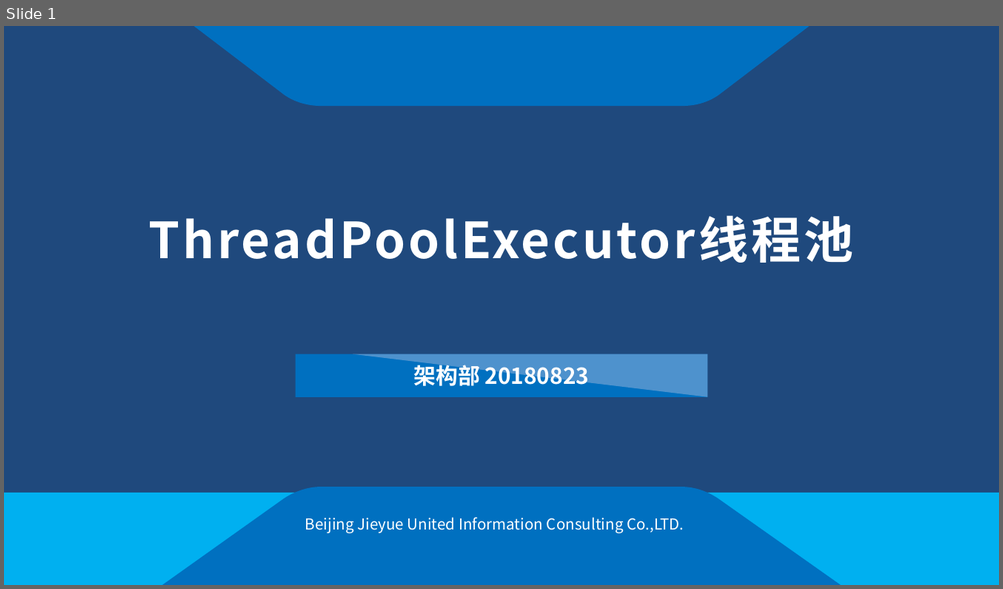
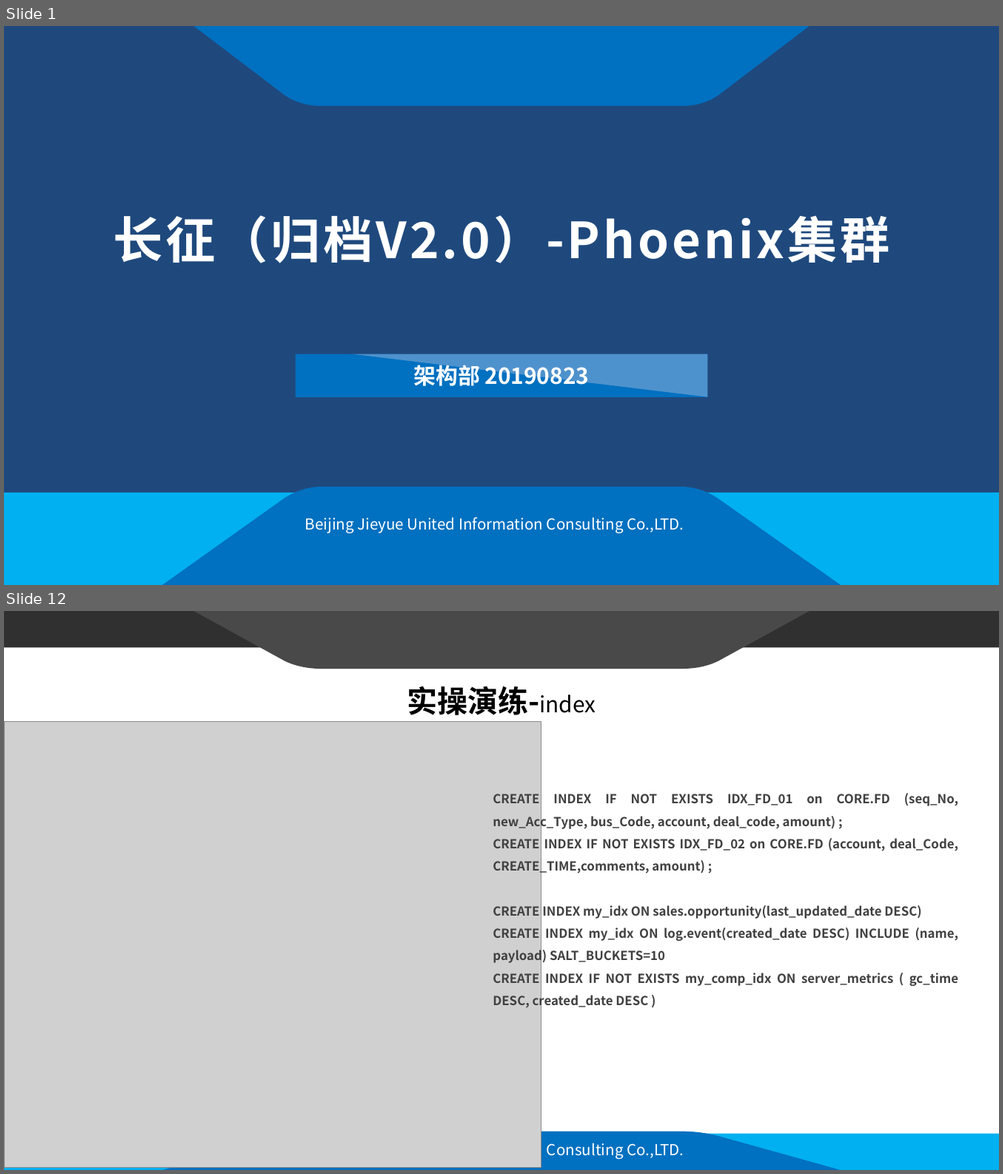
Before and after one commit to franparsunland/documents, a slide deck: 长征-Phoenix集群.pptx. Shown one above the other, each under a label of ours: slide 1 before the commit, slides 1 and 12 after it; the slides between them are not shown. The pictures are 1003x589 and 1003x1174 pixels, drawn with LibreOffice and Linux fonts; fonts in the diff are those of the drawing; grey boxes stand for pictures; background and template pictures are left out. Boxes give left, top, right and bottom in pixels: in the first picture for what was removed or moved away, otherwise in the second. Text is boxed around its words. In the diff, an @@ line names an element or a change of style, - is before the commit and + after.

```diff
--- a/长征-Phoenix集群.pptx
+++ b/长征-Phoenix集群.pptx
@@ slide 12 added at (x1=4, y1=611, x2=999, y2=1170), background #FFFFFF; not listed: 4 template elements that a slide beside it also shows @@
@@ title added at (x1=407, y1=686, x2=596, y2=715), 22 pt, text #000000, bold @@
+实操演练-index
@@ picture added at (x1=4, y1=721, x2=541, y2=1167) @@
@@ text added at (x1=492, y1=793, x2=959, y2=1009), 9 pt, text #404040, bold @@
+CREATE INDEX IF NOT EXISTS IDX_FD_01 on CORE.FD (seq_No, new_Acc_Type, bus_Code, account, deal_code, amount) ;
+CREATE INDEX IF NOT EXISTS IDX_FD_02 on CORE.FD (account, deal_Code, CREATE_TIME,comments, amount) ;
+CREATE INDEX my_idx ON sales.opportunity(last_updated_date DESC)
+CREATE INDEX my_idx ON log.event(created_date DESC) INCLUDE (name, payload) SALT_BUCKETS=10
+CREATE INDEX IF NOT EXISTS my_comp_idx ON server_metrics ( gc_time DESC, created_date DESC )
@@ text added at (x1=458, y1=1141, x2=683, y2=1160), 11 pt, text #FFFFFF @@
+Beijing Jieyue United Information Consulting Co.,LTD.
@@ slide 1 changed as well @@
@@ title at (x1=113, y1=215, x2=890, y2=264): text changed @@
-ThreadPoolExecutor线程池
+长征（归档V2.0）-Phoenix集群
@@ text at (x1=414, y1=362, x2=589, y2=390): text changed @@
-架构部 20180823
+架构部 20190823
```
Also in this commit, not shown: 13 other slides added, 23 slides removed.
